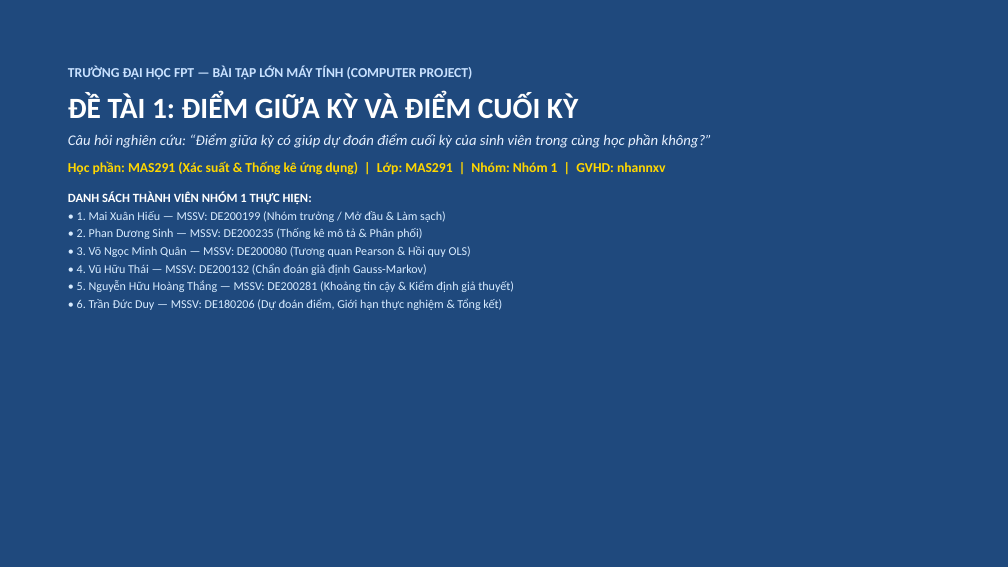
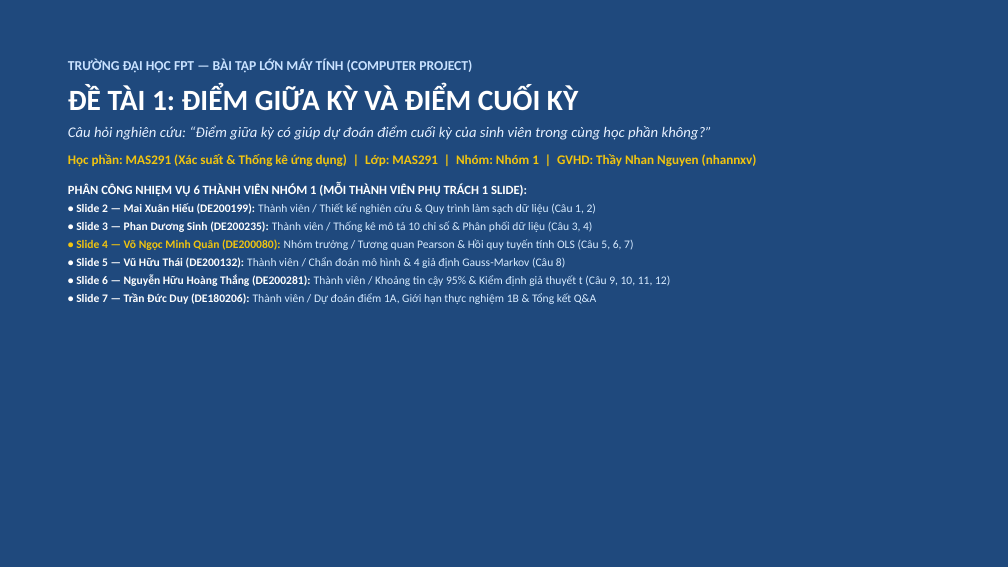
Before and after one commit to hieune321/mas-project-topic1, a slide deck: slide 1 of outputs/reports/Computer_Project_Topic_1_Slides.pptx. Drawn at 1008x567 pixels with LibreOffice and Linux fonts; fonts in the diff are those of the drawing. Boxes give left, top, right and bottom in pixels: in the first picture for what was removed or moved away, otherwise in the second. Text is boxed around its words. In the diff, an @@ line names an element or a change of style, - is before the commit and + after.

```diff
--- a/outputs/reports/Computer_Project_Topic_1_Slides.pptx
+++ b/outputs/reports/Computer_Project_Topic_1_Slides.pptx
@@ text "TRƯỜNG ĐẠI HỌC FPT — ...": place and size @@
-text "TRƯỜNG ĐẠI HỌC FPT — ..." at [68,66,712,310]
+text "TRƯỜNG ĐẠI HỌC FPT — ..." at [68,58,757,304]
@@ text at [68,154,757,304]: text changed; size 11.5 to 11 pt; bold on @@
-Học phần: MAS291 (Xác suất & Thống kê ứng dụng) | Lớp: MAS291 | Nhóm: Nhóm 1 | GVHD: nhannxv
-DANH SÁCH THÀNH VIÊN NHÓM 1 THỰC HIỆN:
-• 1. Mai Xuân Hiếu — MSSV: DE200199 (Nhóm trưởng / Mở đầu & Làm sạch)
-• 2. Phan Dương Sinh — MSSV: DE200235 (Thống kê mô tả & Phân phối)
-• 3. Võ Ngọc Minh Quân — MSSV: DE200080 (Tương quan Pearson & Hồi quy OLS)
-• 4. Vũ Hữu Thái — MSSV: DE200132 (Chẩn đoán giả định Gauss-Markov)
-• 5. Nguyễn Hữu Hoàng Thắng — MSSV: DE200281 (Khoảng tin cậy & Kiểm định giả thuyết)
-• 6. Trần Đức Duy — MSSV: DE180206 (Dự đoán điểm, Giới hạn thực nghiệm & Tổng kết)
+Học phần: MAS291 (Xác suất & Thống kê ứng dụng) | Lớp: MAS291 | Nhóm: Nhóm 1 | GVHD: Thầy Nhan Nguyen (nhannxv)
+PHÂN CÔNG NHIỆM VỤ 6 THÀNH VIÊN NHÓM 1 (MỖI THÀNH VIÊN PHỤ TRÁCH 1 SLIDE):
+• Slide 2 — Mai Xuân Hiếu (DE200199): Thành viên / Thiết kế nghiên cứu & Quy trình làm sạch dữ liệu (Câu 1, 2)
+• Slide 3 — Phan Dương Sinh (DE200235): Thành viên / Thống kê mô tả 10 chỉ số & Phân phối dữ liệu (Câu 3, 4)
+• Slide 4 — Võ Ngọc Minh Quân (DE200080): Nhóm trưởng / Tương quan Pearson & Hồi quy tuyến tính OLS (Câu 5, 6, 7)
+• Slide 5 — Vũ Hữu Thái (DE200132): Thành viên / Chẩn đoán mô hình & 4 giả định Gauss-Markov (Câu 8)
+• Slide 6 — Nguyễn Hữu Hoàng Thắng (DE200281): Thành viên / Khoảng tin cậy 95% & Kiểm định giả thuyết t (Câu 9, 10, 11, 12)
+• Slide 7 — Trần Đức Duy (DE180206): Thành viên / Dự đoán điểm 1A, Giới hạn thực nghiệm 1B & Tổng kết Q&A
```
Also in this commit, not shown: 4 other slides changed, 2 slides added, 7 slides removed, 12 other files.
